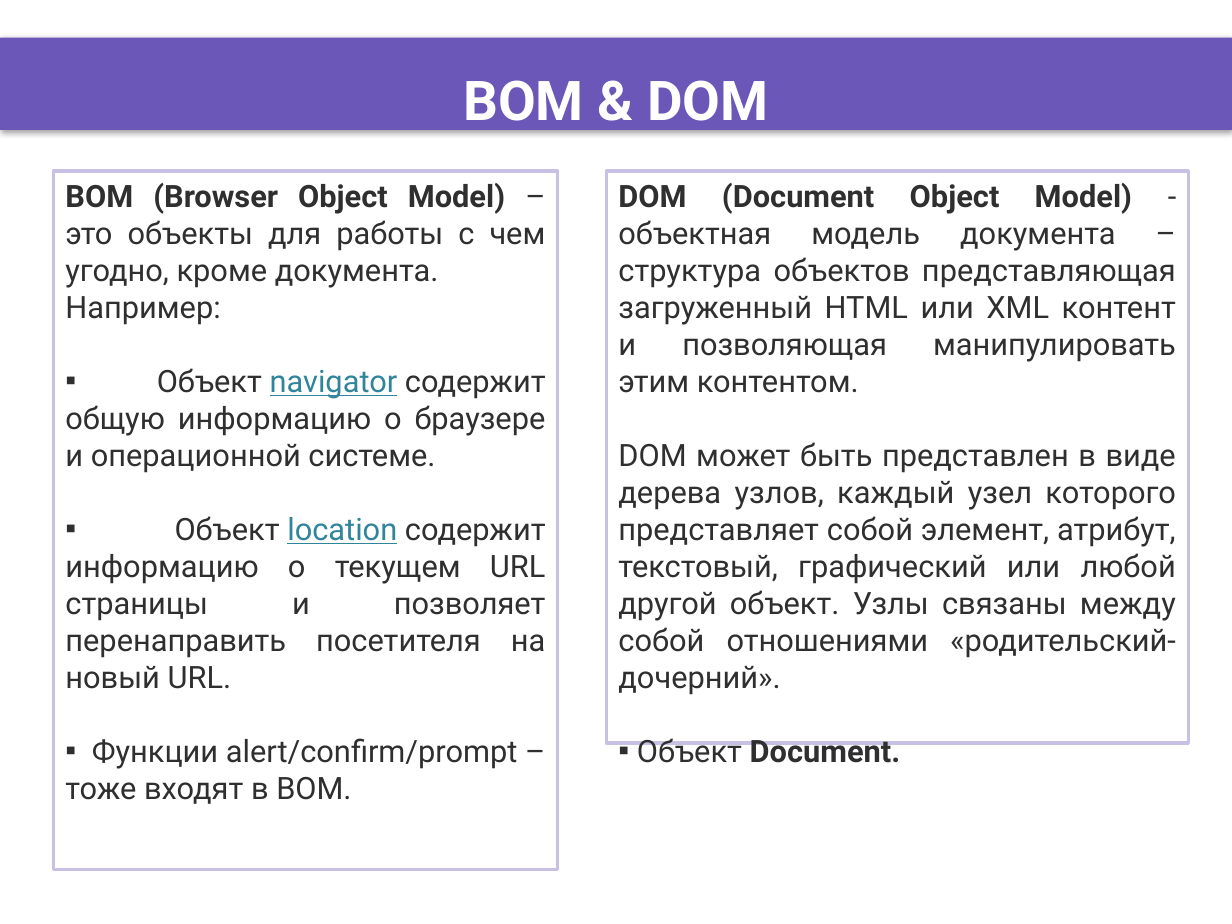
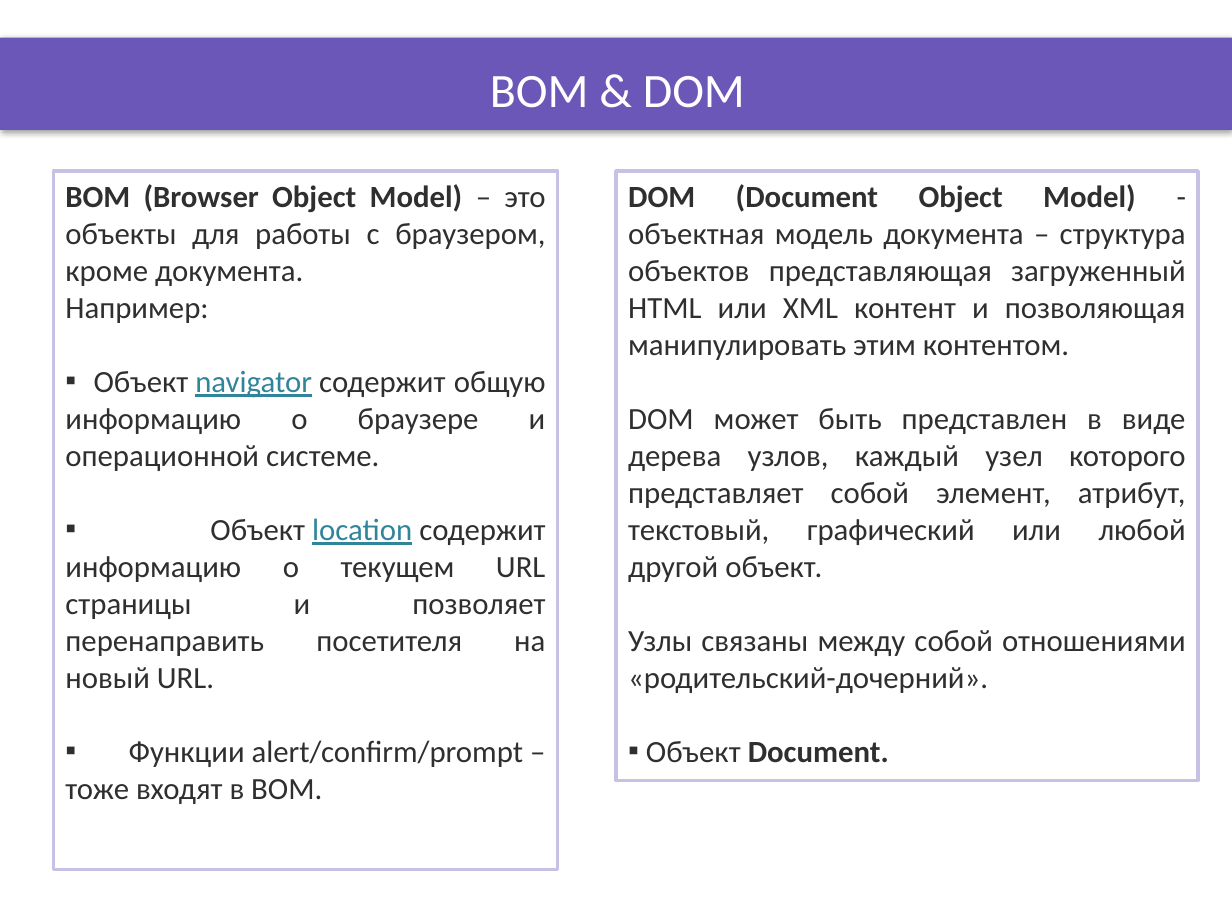
Before and after one commit to DinamickaDevelopment/ignite, a slide deck: slide 3 of JS/006_lesson/Presentation/Document_page_objects.pptx. Drawn at 1232x924 pixels with LibreOffice and Linux fonts; fonts in the diff are those of the drawing; background and template pictures are left out. Boxes give left, top, right and bottom in pixels: in the first picture for what was removed or moved away, otherwise in the second. Text is boxed around its words. In the diff, an @@ line names an element or a change of style, - is before the commit and + after.

```diff
--- a/JS/006_lesson/Presentation/Document_page_objects.pptx
+++ b/JS/006_lesson/Presentation/Document_page_objects.pptx
@@ title "BOM & DOM": place and size @@
-title "BOM & DOM" at [463,80,768,133]
+title "BOM & DOM" at [490,76,745,108]
@@ title "BOM & DOM" at [490,76,745,108]: size 32 to 28 pt, font Roboto to Calibri, bold off @@
@@ rectangle "DOM (Document Object Model) - ...": place and size @@
-rectangle "DOM (Document Object Model) - ..." at [606,171,1188,743]
+rectangle "DOM (Document Object Model) - ..." at [616,171,1198,781]
@@ text in rectangle at [65,184,545,286]: text changed; font Roboto to Calibri @@
-BOM (Browser Object Model) – это объекты для работы с чем угодно, кроме документа.
+BOM (Browser Object Model) – это объекты для работы с браузером, кроме документа.
@@ text in rectangle at [628,184,1186,763]: font Roboto to Calibri in "DOM (Document Object Model) - объектная модель ...", "Объект Document." @@
@@ text in rectangle at [65,298,546,804]: font Roboto to Calibri in "Например:", "Объект navigator содержит общую информацию о браузере ...", "Объект location содержит информацию о текущем URL ...", "Функции alert/confirm/prompt – тоже входят в BOM." @@
@@ text in rectangle at [628,408,1186,693]: text changed; font Roboto to Calibri @@
-DOM может быть представлен в виде дерева узлов, каждый узел которого представляет собой элемент, атрибут, текстовый, графический или любой другой объект. Узлы связаны между собой отношениями «родительский-дочерний».
+DOM может быть представлен в виде дерева узлов, каждый узел которого представляет собой элемент, атрибут, текстовый, графический или любой другой объект.
+Узлы связаны между собой отношениями «родительский-дочерний».
```
Also in this commit, not shown: 6 other slides changed, 18 other files.
